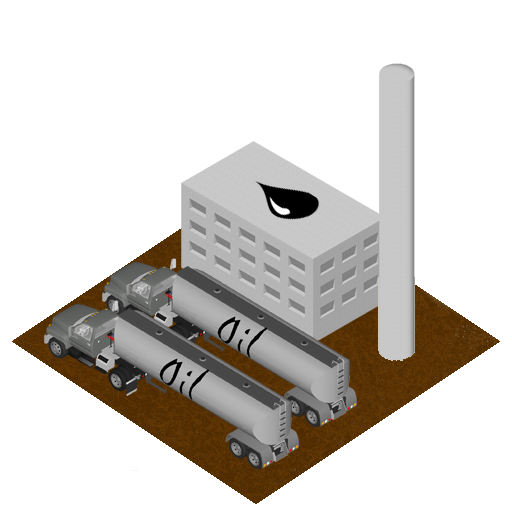
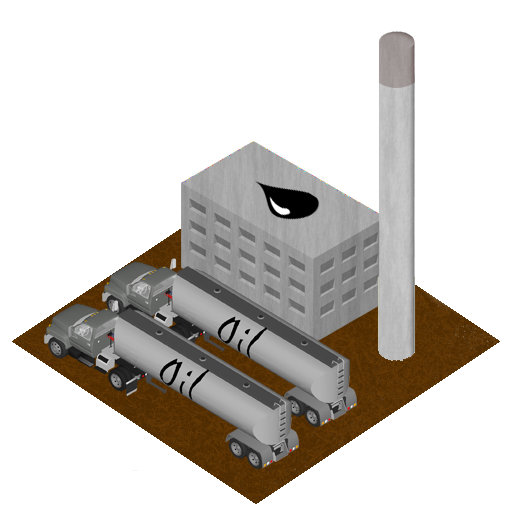
Two versions of the same layered image (512x512). Layer-by-layer changes:
added layer "Layer 4 copy" above "Layer 4" over [377, 31, 416, 361]
painted on "Layer 4" over [377, 31, 416, 361]
added layer "Layer 8 copy" above "Layer 8" over [181, 141, 386, 344]
painted on "Layer 8" over [181, 141, 386, 344]
